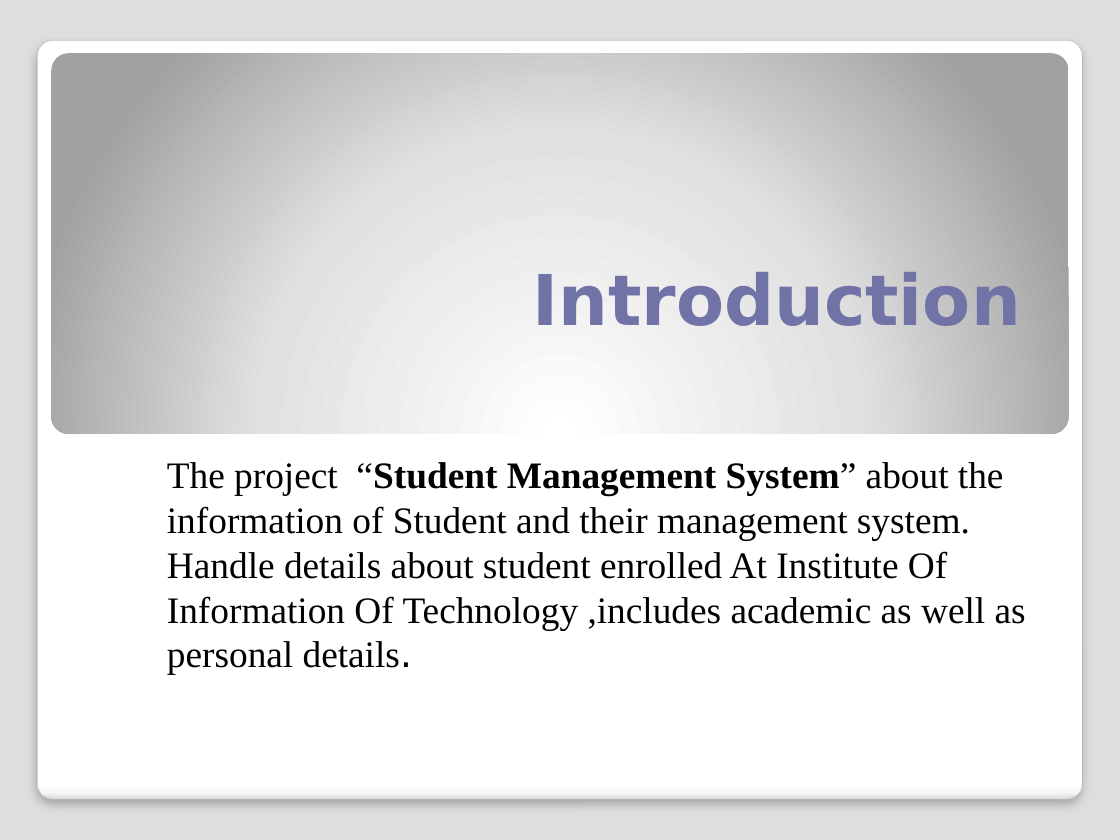
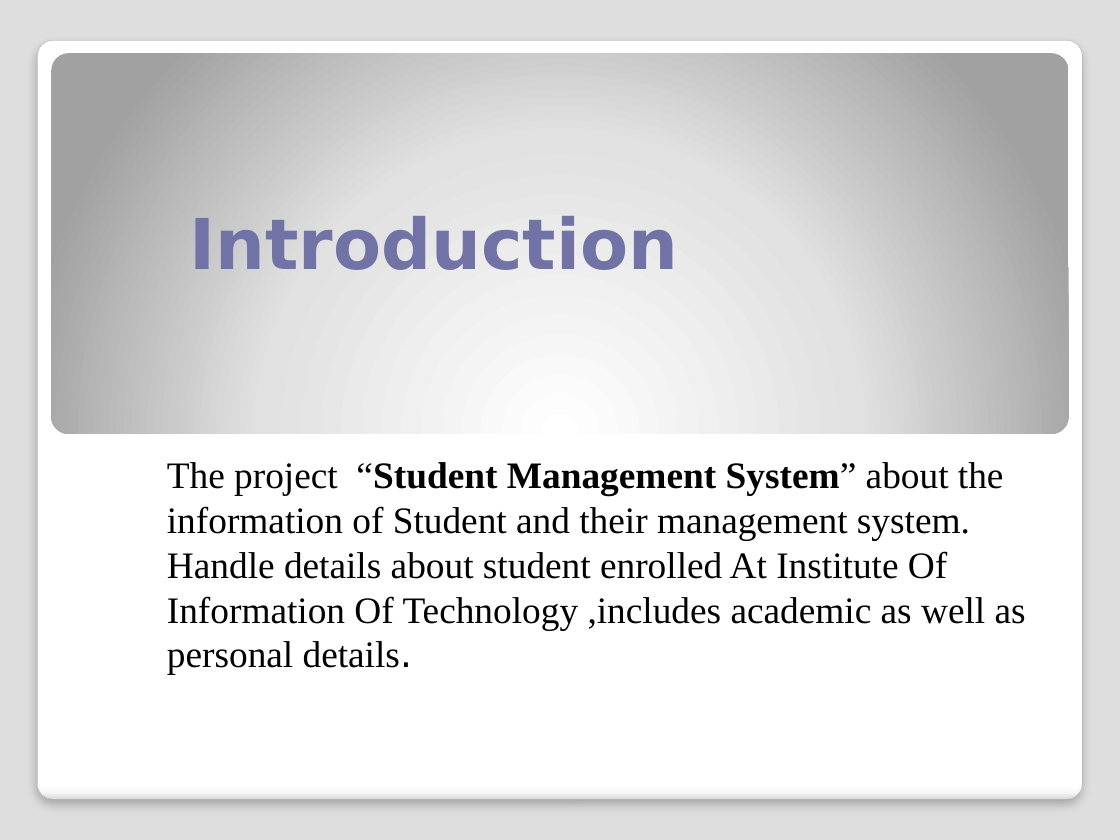
Before and after one commit to SudipKumarSah-0934/SPL-1, a slide deck: slide 2 of presentation.pptx. Drawn at 1120x840 pixels with LibreOffice and Linux fonts; fonts in the diff are those of the drawing. Boxes give left, top, right and bottom in pixels: in the first picture for what was removed or moved away, otherwise in the second. Text is boxed around its words. In the diff, an @@ line names an element or a change of style, - is before the commit and + after.

```diff
--- a/presentation.pptx
+++ b/presentation.pptx
@@ title "Introduction": place and size @@
-title "Introduction" at (532, 272, 1021, 326)
+title "Introduction" at (190, 216, 679, 270)
@@ title "Introduction" at (190, 216, 679, 270): alignment right to centre @@
```
Also in this commit, not shown: 2 other slides changed, 6 slides added, 1 slide removed.
